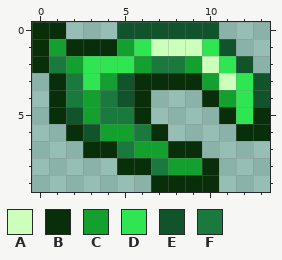
One commit to this pixel-art sprite: Items/Armor/GreenDamascusHelmet.png. Above, as it was before the edit.
The file is 28x20 pixels, drawn in blocks of 2x2; one block is one cell here. Colours within 5 levels of each other are drawn and written as one.
Palette (. is transparent): A #cdffbc  B #082e0a  C #14a02e  D #30e552  E #11532a  F #1a7a3e
Once edited:
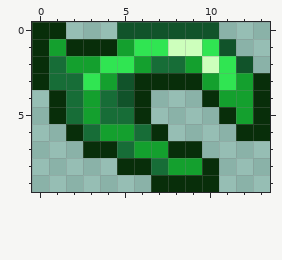
Changes in this commit:
colour F: #1a7a3e -> #176d37
Changed rows in their new state; - is a pixel that keeps its letter.
first column x 0:
 1 -------D------
 2 ---C----------
 3 BF---------DCB
 4 ------------CB
 5 --F---------C-
 6 ---F----------
Where, in picture pixels (left, top, right, bottom), the same in both pictures:
changed: (32, 39, 270, 175)
